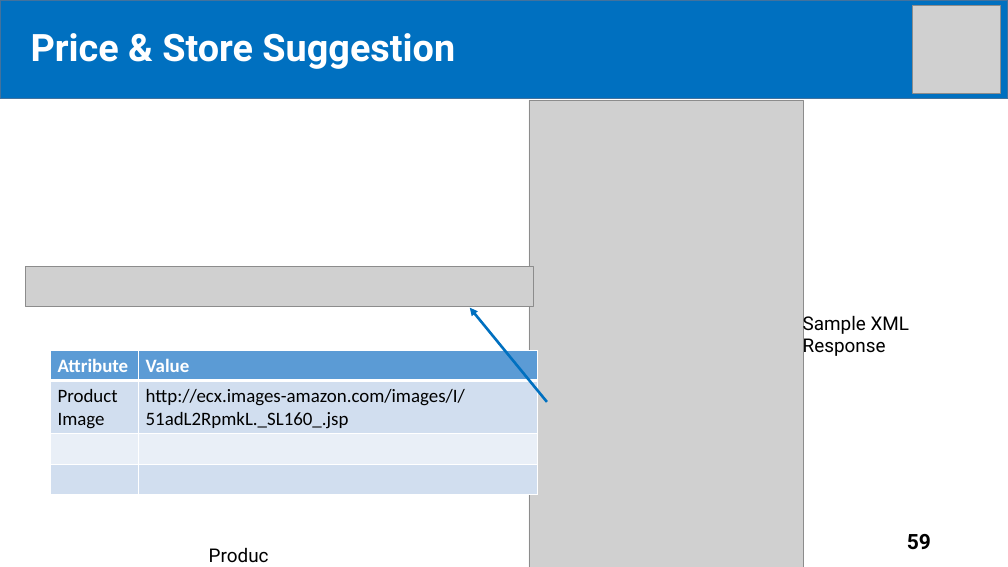
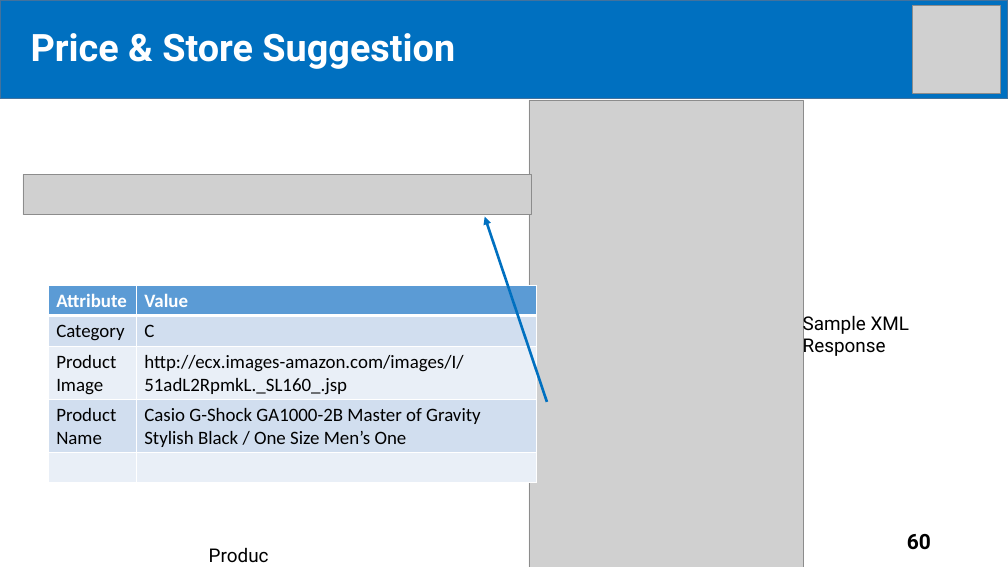
Before and after one commit to tiendan3108/CP, a slide deck: slide 60 of Source/Presentation/PreFinalPresentation.pptx (slide 59 before the commit). Drawn at 1008x567 pixels with LibreOffice and Linux fonts; fonts in the diff are those of the drawing; grey boxes stand for pictures. Boxes give left, top, right and bottom in pixels: in the first picture for what was removed or moved away, otherwise in the second. Text is boxed around its words. In the diff, an @@ line names an element or a change of style, - is before the commit and + after.

```diff
--- a/Source/Presentation/PreFinalPresentation.pptx
+++ b/Source/Presentation/PreFinalPresentation.pptx
@@ picture: place and size @@
-picture at <box>26,266,534,307</box>
+picture at <box>23,175,531,216</box>
@@ arrow moved from (547, 402) - (470, 308) to (547, 402) - (485, 217) @@
@@ table at <box>48,286,537,483</box> @@
+row 2: Category | C
+row 4: Product Name | Casio G-Shock GA1000-2B Master of Gravity Stylish Black / One Size Men’s One
-row 4:  | 
@@ table: place and size @@
-table at <box>50,350,538,495</box>
+table at <box>48,286,537,483</box>
@@ page number at <box>907,534,931,550</box>: text changed @@
-59
+60
```
Also in this commit, not shown: 16 other slides changed, 5 slides added.
